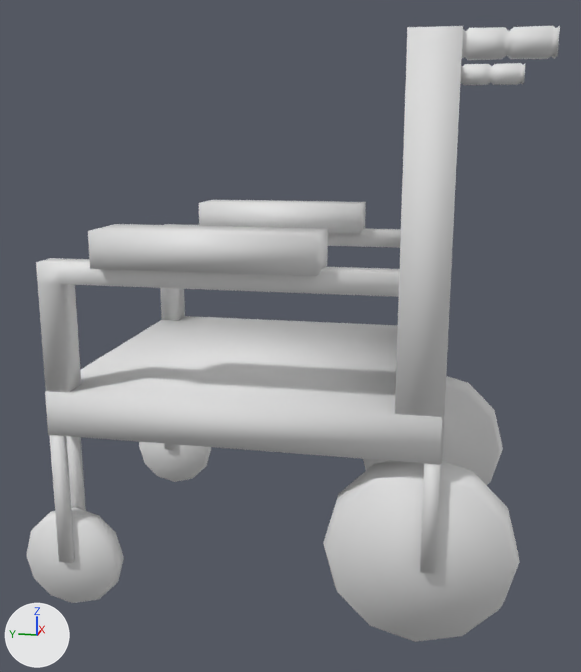
The Blender file working/subahu/Wheelchair/Wheelchair.blend as it was, and as the next commit left it.
Camera for both pictures: a 50 mm camera at (-5.86, 0.8, 3.24) aimed at (-0.04, 1.96, 1.79). The axes (+X, +Y, +Z) are drawn at lower left. The lights are the same throughout.

The older version as bpy lines, for what is in view:
```python
me_cube_002 = bpy.data.meshes.new('Cube.002')
me_cube_002.from_pydata(...)  # 16 vertices, 14 faces; spans x -1.08..-0.89, y -1.09..1.2, z 0.22..1.08
me_cube_002.polygons.foreach_set('use_smooth', [True] * 14)
me_cube_013 = bpy.data.meshes.new('Cube.013')
me_cube_013.from_pydata(...)  # a box spanning x -0.915..-0.499, y -0.731..0.667, z 0.998..1.228
me_cube_013.polygons.foreach_set('use_smooth', [True] * 6)
me_cube_014 = bpy.data.meshes.new('Cube.014')
me_cube_014.from_pydata(...)  # a box spanning x -0.915..-0.499, y -0.731..0.667, z 0.998..1.228
me_cube_014.polygons.foreach_set('use_smooth', [True] * 6)
ob_armrest = bpy.data.objects.new('Armrest', me_cube_002)
ob_armrest.parent = ob_wheelchair
ob_armrest.matrix_parent_inverse = Matrix(((1.0, 0.0, 0.0, 0.0), (0.0, 1.0, 0.0, 0.0), (0.0, 0.0, 1.0, -1.473), (0.0, 0.0, 0.0, 1.0)))
ob_armrest.location = (-0.108, 2.169, 1.394)
ob_armrestpod = bpy.data.objects.new('ArmrestPod', me_cube_013)
ob_armrestpod.parent = ob_wheelchair
ob_armrestpod.matrix_parent_inverse = Matrix(((1.0, 0.0, 0.0, 0.0), (0.0, 1.0, 0.0, 0.0), (0.0, 0.0, 1.0, -1.473), (0.0, 0.0, 0.0, 1.0)))
ob_armrestpod.location = (-0.401, 2.283, 1.473)
ob_armrestpod_001 = bpy.data.objects.new('ArmrestPod.001', me_cube_014)
ob_armrestpod_001.parent = ob_wheelchair
ob_armrestpod_001.matrix_parent_inverse = Matrix(((1.0, 0.0, 0.0, 0.0), (0.0, 1.0, 0.0, 0.0), (0.0, 0.0, 1.0, -1.473), (0.0, 0.0, 0.0, 1.0)))
ob_armrestpod_001.location = (1.792, 2.283, 1.473)
# also in view: 'WheelSupport' at (0.0, 2.09, 0.91); 'Wheel.002' at (1.06, 3.31, 0.37); 'Handgrip' at (-1.11, 0.55, 3.74); 'Handgrip.001' at (1.11, 0.55, 3.74); 'Armrest.001' at (1.1, 2.23, 2.05)
```
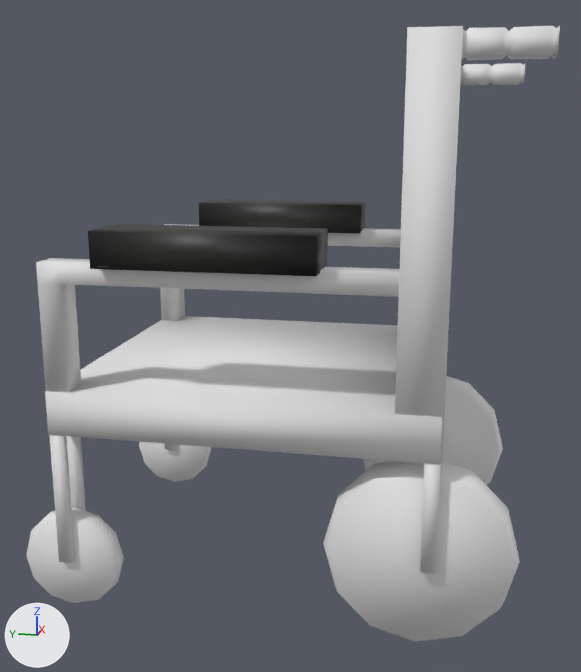
Pixel boxes (x1, y1, x2, y2) of what changed, in the pictures (581 x 672 px):
'ArmrestPod', recoloured (white to black): (88, 224, 328, 276) in both
'ArmrestPod.001', recoloured (white to black): (199, 200, 366, 234) in both

The edits, one by one:
Picture 'leather-Texture.jpg' (img_leather_texture_jpg) is new.
Material 'leather-Texture.jpg' (mat_leather_texture_jpg) is new.
Its texture is img_leather_texture_jpg.
me_cube_014 has 8 vertices, 6 faces and spans x -0.915..-0.499, y -0.731..0.667, z 0.998..1.228.
me_cube_014 now uses material mat_leather_texture_jpg (picture img_leather_texture_jpg).
me_cube_013 has 8 vertices, 6 faces and spans x -0.915..-0.499, y -0.731..0.667, z 0.998..1.228.
me_cube_013 now uses material mat_leather_texture_jpg (picture img_leather_texture_jpg).
